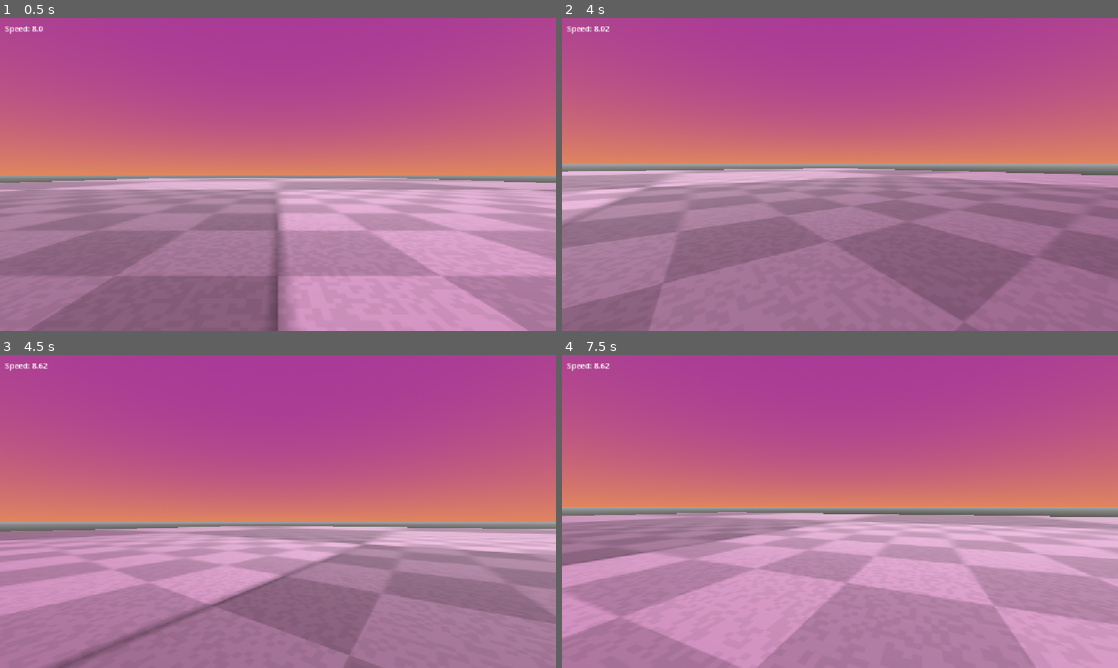
Above: before the commit, frames 1-4 (two rows, left to right).
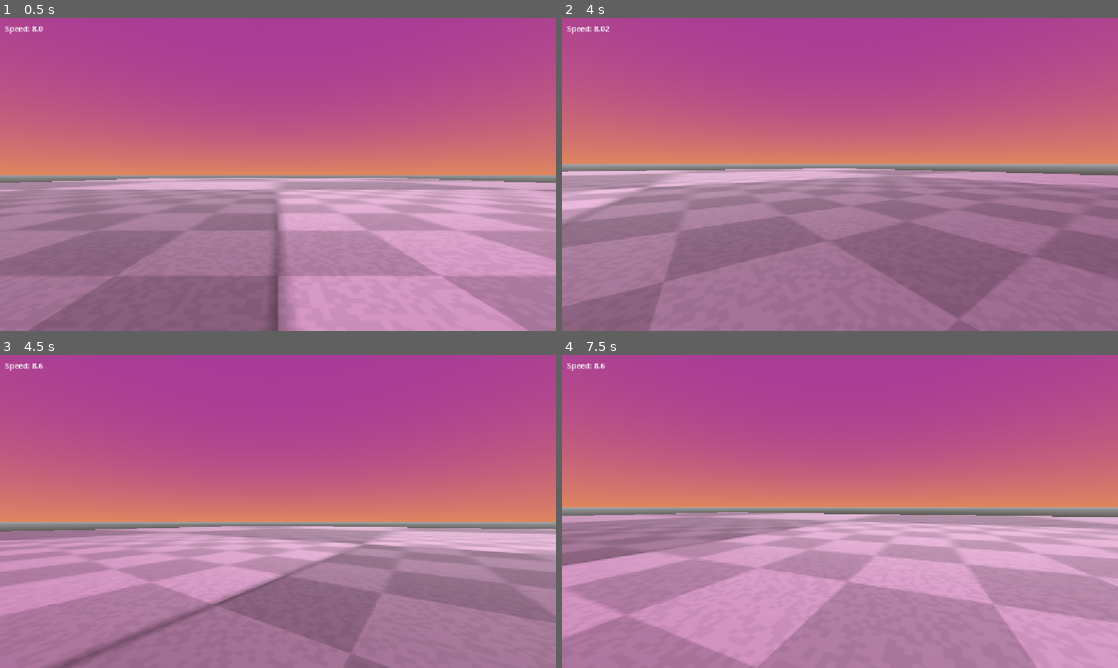
Above: after the commit, the same moments.

Repository: Emerald6468/SeniorGame
Game: Godot game, scene res://Scenes/Testing/ZanderTests/BasicMovementTest.tscn
The game is run twice, just before and just after one commit, with the same random seed, the same clock (stepped at 60 frames per second) and the same inputs.
Inputs (mouse positions are in pixels of both pictures, inside the frame that each line leads up to):
- Up to frame 1 (0.5 s): no input
- Up to frame 2 (4 s): tap Enter at 0.5 s; move the mouse to (867, 174) at 0.52 s; hold W (Forward) from 0.53 s (still down); tap Shift (Slide, bound only after the commit) every 0.75 s from 0.6 to 3.6 s; tap Space (Jump) at 0.77, 1.52, 3.02, 3.77 s; move the mouse to (812, 174) at 1.27 s; move the mouse to (851, 168) at 2.02 s; move the mouse to (834, 180) at 2.77 s; move the mouse to (878, 177) at 3.52 s
- Up to frame 3 (4.5 s): keep holding W (Forward); move the mouse to (233, 508) at 4.27 s; tap Shift (Slide, bound only after the commit) at 4.35 s
- Up to frame 4 (7.5 s): tap Space (Jump) at 4.52, 6.02, 6.77 s; move the mouse to (845, 511) at 5.02 s; tap Shift (Slide, bound only after the commit) every 0.75 s from 5.1 to 7.35 s; move the mouse to (817, 505) at 5.77 s; release W (Forward) at 5.78 s; hold D (Right) 5.78-6.53 s; move the mouse to (867, 511) at 6.52 s; hold W (Forward) from 6.53 s (still down); move the mouse to (812, 511) at 7.27 s

Frame 1 is identical in both runs. In frame 2, 0.1% of the frame differs, in the area x 0-100%, y 48-100%; in frame 3, 0.1%; in frame 4, 0.5%, in the area x 2-100%, y 2-100%.

Commit message:
sliding in prog

Diff:
--- a/senior-project/Scripts/player.gd
+++ b/senior-project/Scripts/player.gd
@@ -15,6 +15,14 @@
 var coyote_time_available = false
 var c_start = false
 var c_time = .5
+
+#Crouch/Slide
+var slide_deccel = .03
+var slide_threshold = 12.0
+var is_sliding = false
+var is_crouching = false
+
+
 #Camera
 var mouse_sensitivity = 0.4
 @onready var head: Node3D = $Head
@@ -85,7 +93,12 @@
 		velocity.z = direction.z * cur_speed
 		if is_on_floor():
 			if !running.playing:running.play()
-			cur_speed = move_toward(cur_speed,max_speed,accel)
+			if !is_crouching and !is_sliding: cur_speed = move_toward(cur_speed,max_speed,accel)
+			if Input.is_action_just_pressed("Slide"):
+				if cur_speed >= slide_threshold: is_sliding = true
+				else: is_crouching = true
+			else: is_sliding = false;is_crouching = false
+
 	else:
 		running.stop()
 		cur_speed = move_toward(cur_speed,SPEED,deccel)
--- a/senior-project/project.godot
+++ b/senior-project/project.godot
@@ -57,6 +57,11 @@
 "events": [Object(InputEventKey,"resource_local_to_scene":false,"resource_name":"","device":-1,"window_id":0,"alt_press …(191 unchanged characters)…
 ]
 }
+Slide={
+"deadzone": 0.2,
+"events": [Object(InputEventKey,"resource_local_to_scene":false,"resource_name":"","device":-1,"window_id":0,"alt_pressed":false,"shift_pressed":false,"ctrl_pressed":false,"meta_pressed":false,"pressed":false,"keycode":0,"physical_keycode":4194325,"key_label":0,"unicode":0,"location":0,"echo":false,"script":null)
+]
+}
 
 [physics]
 
